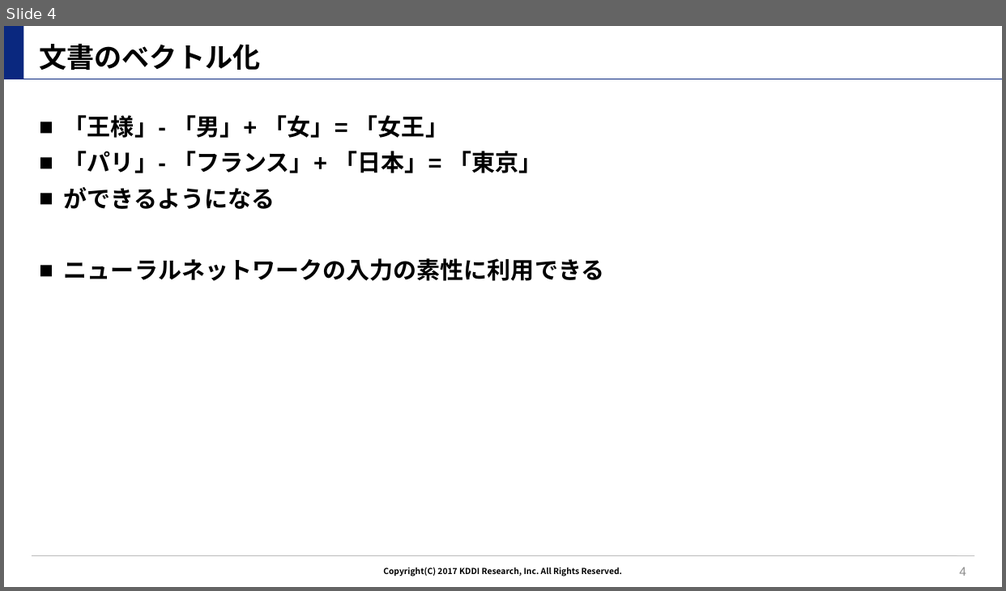
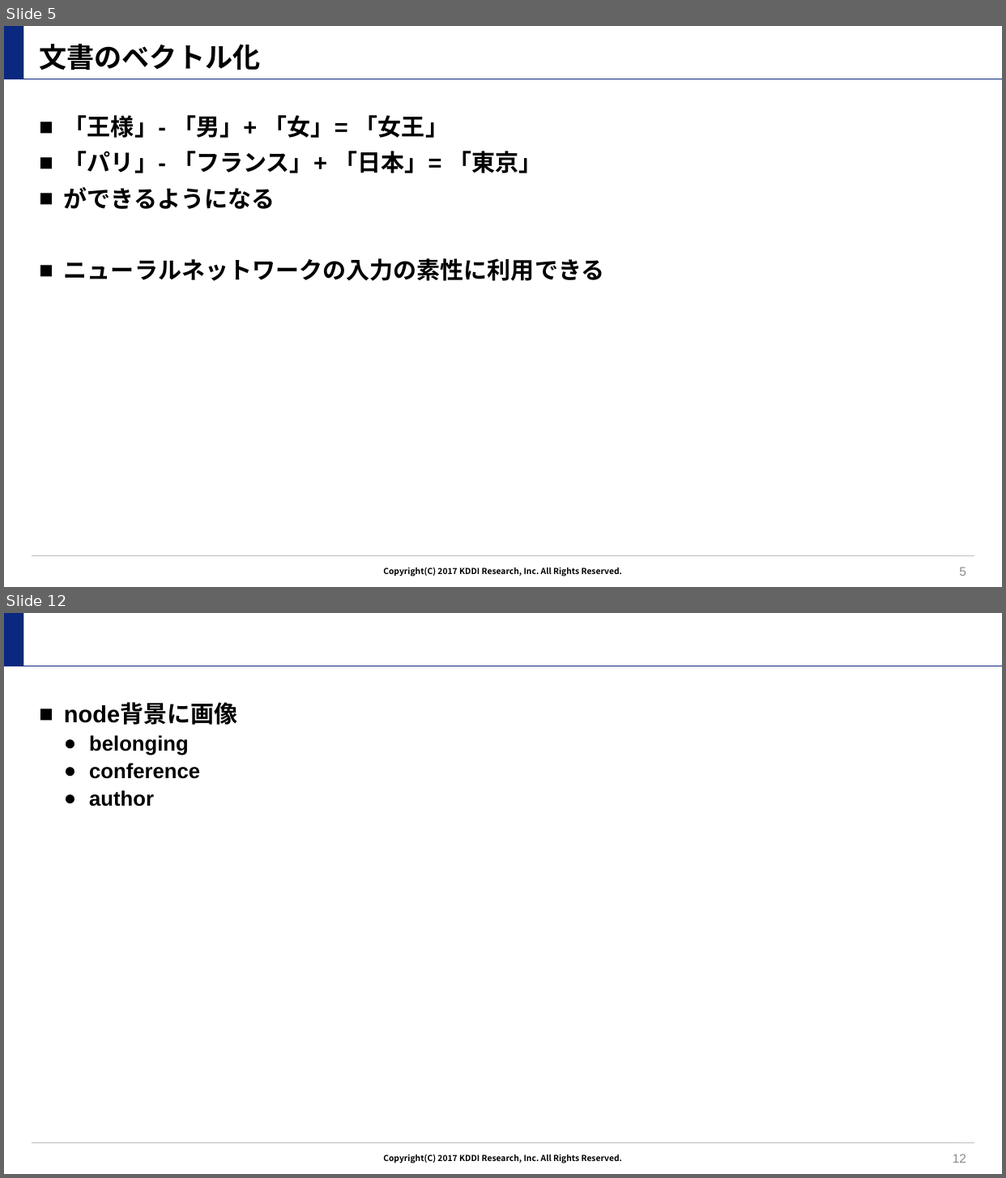
Before and after one commit to tilmitt11191/paper_graph, a slide deck: overview.pptx. Shown one above the other, each under a label of ours: slide 4 before the commit, slides 5 and 12 after it; the slides between them are not shown. The pictures are 1006x591 and 1006x1178 pixels, drawn with LibreOffice and Linux fonts; fonts in the diff are those of the drawing; background and template pictures are left out. Boxes give left, top, right and bottom in pixels: in the first picture for what was removed or moved away, otherwise in the second. Text is boxed around its words. In the diff, an @@ line names an element or a change of style, - is before the commit and + after.

```diff
--- a/overview.pptx
+++ b/overview.pptx
@@ slide 12 added at [4, 613, 1002, 1174], background #FFFFFF; not listed: 4 template elements that a slide beside it also shows @@
@@ text added at [64, 704, 238, 807], 20 pt, text #000000, bold @@
+■ node背景に画像
+  ● belonging
+  ● conference
+  ● author
@@ page number added at [953, 1154, 966, 1163], 12 pt, text #8C8C8C @@
+12
@@ what was slide 4 is now slide 5 @@
@@ page number at [959, 567, 966, 576]: text changed @@
-4
+5
```
Also in this commit, not shown: 1 slide changed, 8 other slides added, 1 slide removed.
